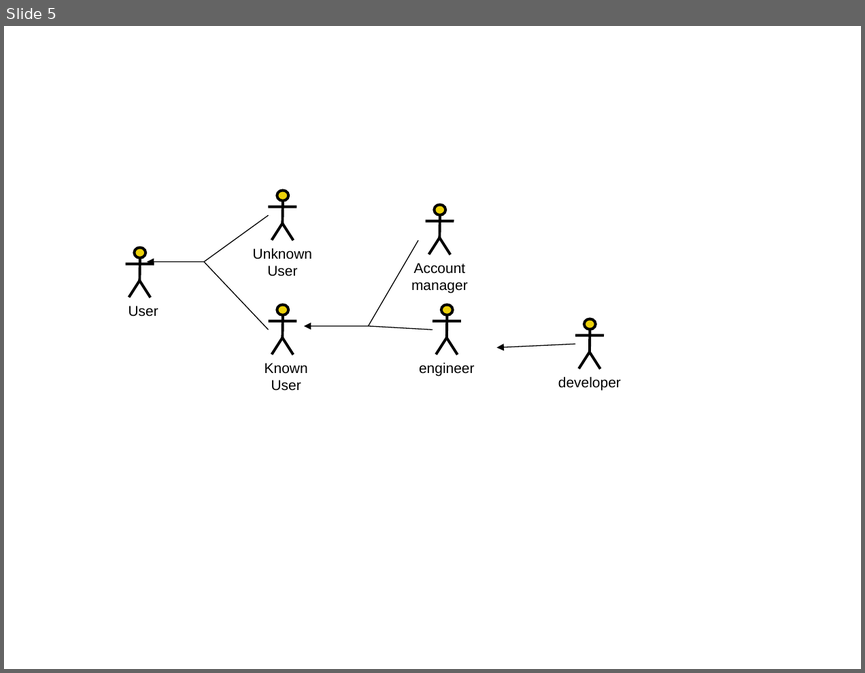
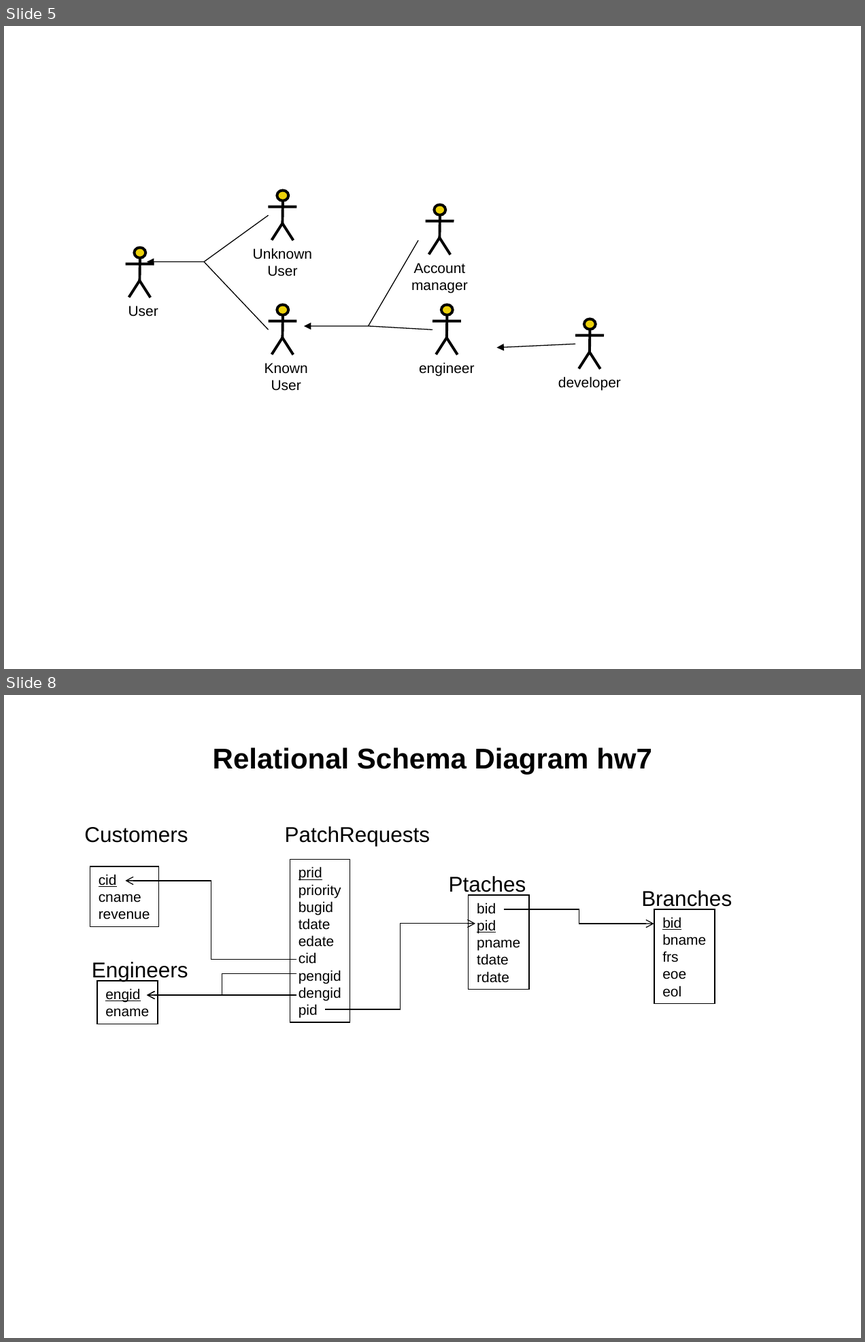
Before and after one commit to kimcharli/src-pe-tools, a slide deck: classes/CS579/dbclass/Project.ppt. Shown one above the other, each under a label of ours: slide 5 before the commit, slides 5 and 8 after it; the slides between them are not shown. The pictures are 865x673 and 865x1342 pixels, drawn with LibreOffice and Linux fonts; fonts in the diff are those of the drawing. Boxes give left, top, right and bottom in pixels: in the first picture for what was removed or moved away, otherwise in the second. Text is boxed around its words. In the diff, an @@ line names an element or a change of style, - is before the commit and + after.

```diff
--- a/classes/CS579/dbclass/Project.ppt
+++ b/classes/CS579/dbclass/Project.ppt
@@ slide 8 added at box(4, 695, 861, 1338), background #FFFFFF @@
@@ title added at box(213, 747, 652, 774), 24 pt, text #000000, bold @@
+Relational Schema Diagram hw7
@@ text added at box(84, 827, 188, 843), 18 pt, text #000000 @@
+Customers
@@ text added at box(285, 826, 430, 846), 18 pt, text #000000 @@
+PatchRequests
@@ rectangle added at box(90, 866, 158, 926), outline #000000 0.74 pt, 12 pt, text #000000 @@
+cid
+cname
+revenue
@@ rectangle added at box(290, 860, 350, 1022), outline #000000 0.74 pt, 12 pt, text #000000 @@
+prid
+priority
+bugid
+tdate
+edate
+cid
+pengid
+dengid
+pid
@@ text added at box(449, 876, 526, 896), 18 pt, text #000000 @@
+Ptaches
@@ elbow arrow added from (297, 960) to (126, 881), #000000 0.74 pt @@
@@ rectangle added at box(468, 895, 529, 989), outline #000000 0.74 pt, 12 pt, text #000000 @@
+bid
+pid
+pname
+tdate
+rdate
@@ text added at box(641, 890, 732, 910), 18 pt, text #000000 @@
+Branches
@@ elbow arrow added from (504, 909) to (653, 923), #000000 0.74 pt @@
@@ rectangle added at box(654, 909, 715, 1004), outline #000000 0.74 pt, 12 pt, text #000000 @@
+bid
+bname
+frs
+eoe
+eol
@@ elbow arrow added from (325, 1009) to (475, 923), #000000 0.74 pt @@
@@ text added at box(92, 962, 188, 981), 18 pt, text #000000 @@
+Engineers
@@ elbow arrow added from (297, 974) to (147, 995), #000000 0.74 pt @@
@@ rectangle added at box(97, 981, 158, 1023), outline #000000 0.74 pt, 12 pt, text #000000, underline @@
+engid
+ename
@@ elbow arrow added from (297, 995) to (147, 995), #000000 0.74 pt @@
```
Also in this commit, not shown: 1 slide changed, 3 other slides added, 1 other file.
